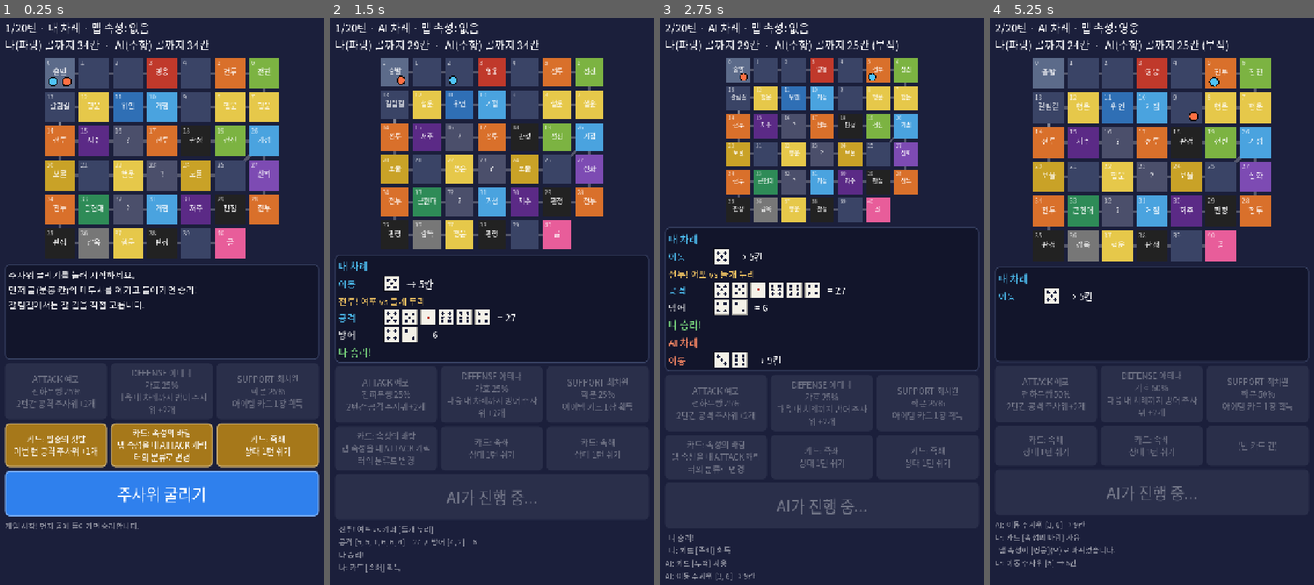
Above: before the commit, frames 1-4 (left to right).
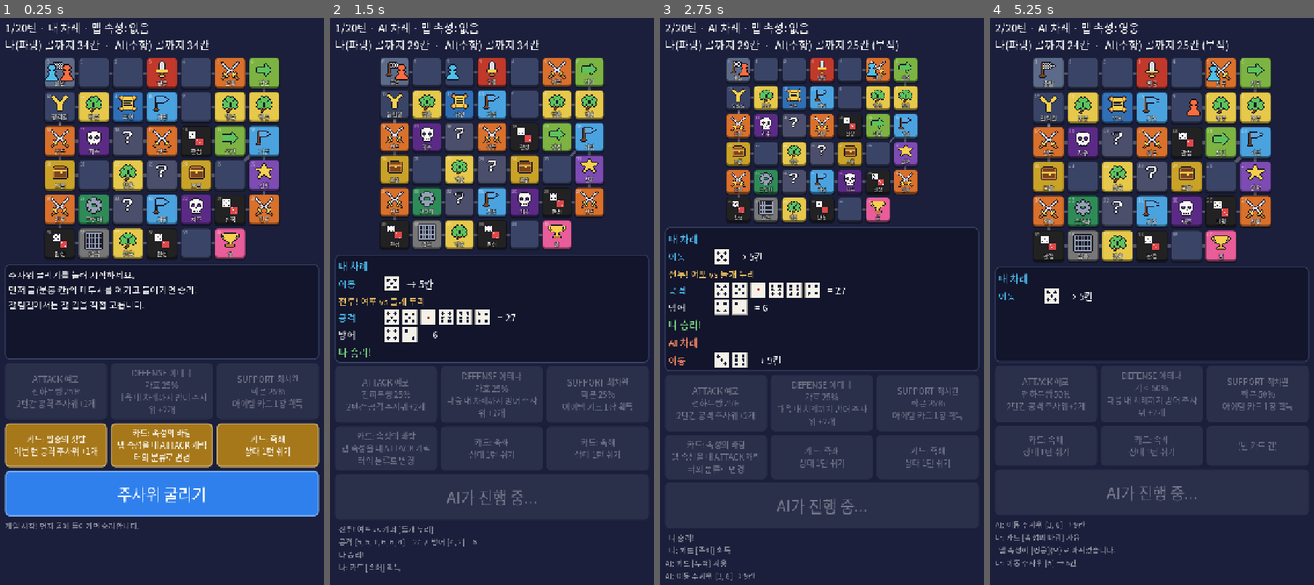
Above: after the commit, the same moments.

Repository: donto333/dice-heroes
Game: Godot game, scene res://scenes/main.tscn
Two runs of this game, one before a commit and one after it. Both use one fixed random seed, a clock stepped at 60 frames per second and the inputs below.
Inputs:
- Up to frame 1 (0.25 s): no input
- Up to frame 2 (1.5 s): click "카드: 필승의 깃발 이번 턴 공격 주사위 +1개" at 0.5 s; click "주사위 굴리기" at 1.25 s
- Up to frame 3 (2.75 s): tap Enter at 2 s
- Up to frame 4 (5.25 s): click "카드: 속성의 바람 맵 속성을 내 ATTACK 캐릭터…" at 4.25 s; click "주사위 굴리기" at 5 s

The runs differ from the first frame. In frame 1, 6.6% of the frame differs, in the area x 13-87%, y 7-43%; in frame 2, 6.2%; in frame 3, 4.9%; in frame 4, 7.0%.

Commit message:
칸 아이콘 도트 18종과 입체 칸 그리기
- tools/make_icons.py: 글자 그림으로 16x16 도트 아이콘을 만들고 테두리를 자동으로 두름
- 보드 칸을 둥근 입체 칸으로 그리고 칸 종류별 아이콘 표시
- 말을 색 동그라미 대신 도트 말 모양으로

Co-Authored-By: Claude Opus 5.5 <noreply@anthropic.com>
Claude-Session: https://claude.ai/code/session_01JPWR7cTXQrxTawoDohtR95

Diff:
--- a/scripts/ui/board_view.gd
+++ b/scripts/ui/board_view.gd
@@ -45,6 +45,15 @@
 	"goal": "골",
 }
 const PLAYER_COLORS := [Color("4fc3f7"), Color("ff7043")]
+const ICON_NAMES := {
+	"start": "start", "fork": "fork", "treasure": "treasure", "battle": "battle",
+	"forward": "forward", "warp": "warp", "luck": "luck", "curse": "curse",
+	"prison": "prison", "fate": "fate", "checkpoint": "checkpoint", "goal": "goal",
+}
+const ATTR_ICONS := {"영웅": "attr_hero", "위인": "attr_great", "신화": "attr_myth", "근현대": "attr_modern"}
+
+var _icons: Dictionary = {}
+var _styles: Dictionary = {}
 
 var game = null
 ## 화면에 그려지는 말의 위치(칸 id). 규칙상 위치를 따라 한 칸씩 움직인다.
@@ -53,6 +62,35 @@
 var highlight: Array = []
 var _queue: Array = []
 var _timer := 0.0
+
+
+func _ready() -> void:
+	texture_filter = CanvasItem.TEXTURE_FILTER_NEAREST
+	for name in ["start", "fork", "treasure", "battle", "forward", "warp", "luck", "curse", "prison",
+			"fate", "checkpoint", "goal", "hidden", "pawn", "attr_hero", "attr_great", "attr_myth", "attr_modern"]:
+		var path := "res://assets/icons/%s.png" % name
+		if ResourceLoader.exists(path):
+			_icons[name] = load(path)
+
+
+## 칸 바탕: 둥근 모서리에 아래쪽이 어두운 입체 테두리.
+func _tile_style(color: Color) -> StyleBoxFlat:
+	var key := color.to_html()
+	if _styles.has(key):
+		return _styles[key]
+	var box := StyleBoxFlat.new()
+	box.bg_color = color
+	box.set_corner_radius_all(6)
+	box.border_color = color.darkened(0.45)
+	box.border_width_bottom = 4
+	box.border_width_left = 1
+	box.border_width_right = 1
+	box.border_width_top = 1
+	box.shadow_color = Color(0, 0, 0, 0.35)
+	box.shadow_size = 2
+	box.shadow_offset = Vector2(0, 2)
+	_styles[key] = box
+	return box
 
 
 func reset_pieces() -> void:
@@ -115,8 +153,7 @@
 	var font := get_theme_default_font()
 	var layout := _layout()
 	var cell: float = layout["cell"]
-	var small: int = int(clamp(cell * 0.19, 10.0, 22.0))
-	var big: int = int(clamp(cell * 0.22, 11.0, 24.0))
+	var small: int = int(clamp(cell * 0.18, 9.0, 20.0))
 
 	# 칸 사이 연결선
 	for id in game.nodes:
@@ -130,28 +167,42 @@
 		var rect := Rect2(_center(id, layout) - half, half * 2.0)
 		var color: Color = TILE_COLORS.get(tile["type"], Color("3a4466"))
 		var label: String = TILE_LABELS.get(tile["type"], "")
+		var icon_name: String = ICON_NAMES.get(tile["type"], "")
 		if tile["type"] == "attr":
 			color = ATTR_COLORS.get(tile["attr"], color)
 			label = tile["attr"]
+			icon_name = ATTR_ICONS.get(tile["attr"], "")
 		if game.is_hidden(id):
 			color = HIDDEN_COLOR
-			label = "?"
-		draw_rect(rect, color)
+			label = ""
+			icon_name = "hidden"
+		draw_style_box(_tile_style(color), rect)
 		if id in highlight:
 			draw_rect(rect.grow(3.0), Color.WHITE, false, 4.0)
-		draw_string(font, rect.position + Vector2(4, small + 2), str(id),
-			HORIZONTAL_ALIGNMENT_LEFT, -1, small, Color(1, 1, 1, 0.7))
+		if _icons.has(icon_name):
+			var icon_size := rect.size.x * 0.62
+			var icon_rect := Rect2(rect.position + Vector2((rect.size.x - icon_size) / 2.0, rect.size.y * 0.10),
+				Vector2(icon_size, icon_size))
+			draw_texture_rect(_icons[icon_name], icon_rect, false)
+		draw_string(font, rect.position + Vector2(3, small), str(id),
+			HORIZONTAL_ALIGNMENT_LEFT, -1, int(small * 0.8), Color(1, 1, 1, 0.55))
 		if label != "":
-			draw_string(font, rect.position + Vector2(0, rect.size.y * 0.55), label,
-				HORIZONTAL_ALIGNMENT_CENTER, rect.size.x, big, Color.WHITE)
-
-	# 말. 같은 칸에 있으면 좌우로 나눠 그린다. 칸 아래쪽에 그려 글자를 가리지 않게 한다.
+			draw_string_outline(font, rect.position + Vector2(0, rect.size.y - 6), label,
+				HORIZONTAL_ALIGNMENT_CENTER, rect.size.x, small, 4, Color(0, 0, 0, 0.8))
+			draw_string(font, rect.position + Vector2(0, rect.size.y - 6), label,
+				HORIZONTAL_ALIGNMENT_CENTER, rect.size.x, small, Color.WHITE)
+
+	# 말. 같은 칸에 있으면 좌우로 나눠 그린다.
 	for player_index in shown_pos.size():
 		var id := int(shown_pos[player_index])
 		if not game.nodes.has(id):
 			continue
 		var center := _center(id, layout)
-		center.x += (player_index * 2 - 1) * cell * 0.20
-		center.y += cell * 0.25
-		draw_circle(center, cell * 0.14, Color.BLACK)
-		draw_circle(center, cell * 0.11, PLAYER_COLORS[player_index])
+		center.x += (player_index * 2 - 1) * cell * 0.22
+		center.y += cell * 0.06
+		var pawn_size := cell * 0.62
+		var pawn_rect := Rect2(center - Vector2(pawn_size, pawn_size) / 2.0, Vector2(pawn_size, pawn_size))
+		if _icons.has("pawn"):
+			draw_texture_rect(_icons["pawn"], pawn_rect, false, PLAYER_COLORS[player_index])
+		else:
+			draw_circle(center, cell * 0.14, PLAYER_COLORS[player_index])
Binary file added: assets/icons/attr_great.png
Binary file added: assets/icons/attr_hero.png
Binary file added: assets/icons/attr_modern.png
Binary file added: assets/icons/attr_myth.png
Binary file added: assets/icons/battle.png
Binary file added: assets/icons/checkpoint.png
Binary file added: assets/icons/curse.png
Binary file added: assets/icons/fate.png
Binary file added: assets/icons/fork.png
Binary file added: assets/icons/forward.png
Binary file added: assets/icons/goal.png
Binary file added: assets/icons/hidden.png
(and 6 more such lines)
